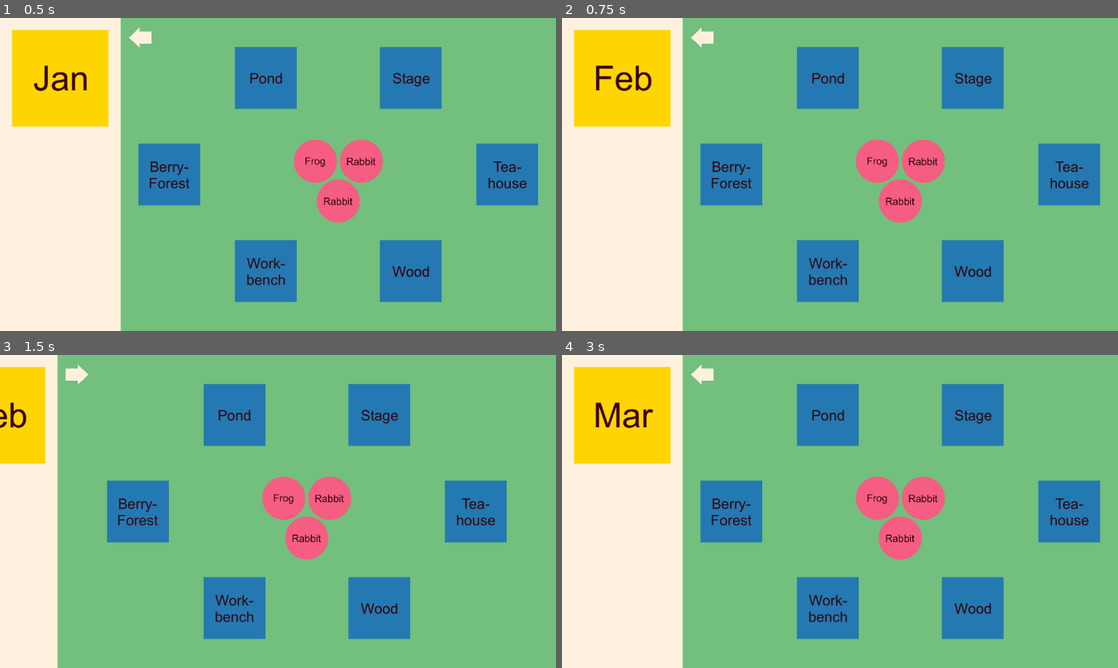
Above: before the commit, frames 1-4 (two rows, left to right).
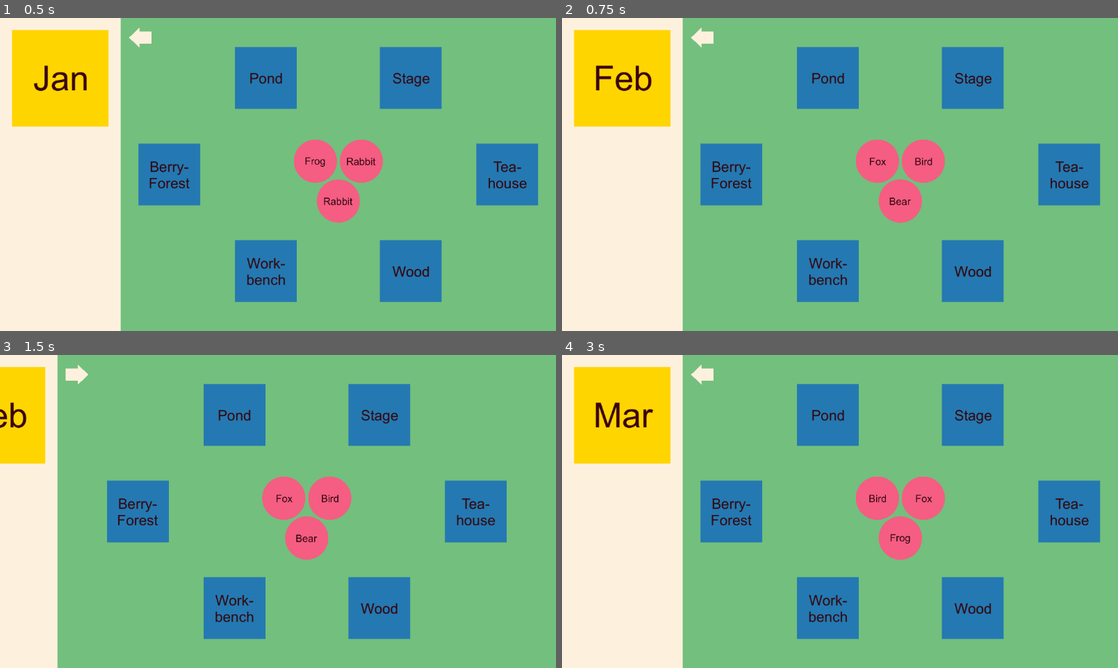
Above: after the commit, the same moments.

Repository: k4444th/Cozy-Moments
Game: Godot game, scene res://scenes/game.tscn
Two runs of this game, one before a commit and one after it. Both use one fixed random seed, a clock stepped at 60 frames per second and the inputs below.
Inputs (mouse positions are in pixels of both pictures, inside the frame that each line leads up to):
- Up to frame 1 (0.5 s): no input
- Up to frame 2 (0.75 s): click (623, 77) at 0.5 s
- Up to frame 3 (1.5 s): click (139, 373) at 1.25 s
- Up to frame 4 (3 s): click (584, 373) at 2 s; click (623, 414) at 2.75 s

Frame 1 is identical in both runs. In frame 2, 0.2% of the frame differs, in the area x 52-69%, y 38-66%; in frame 3, 0.2%; in frame 4, 0.3%.

Commit message:
fix roundStart

Diff:
--- a/scripts/game.gd
+++ b/scripts/game.gd
@@ -15,7 +15,7 @@
 ]
 
 func _ready() -> void:
-	Gamemanager.connect("roundStarted", Callable(self, "distributeAnimalsInWorkstation"))
+	Gamemanager.connect("roundStarted", Callable(self, "showAnimals"))
 	Gamemanager.connect("snapAnimalPositions", Callable(self, "distributeAnimalsInWorkstation"))
 	Gamemanager.startGame()
 	showAnimals()
